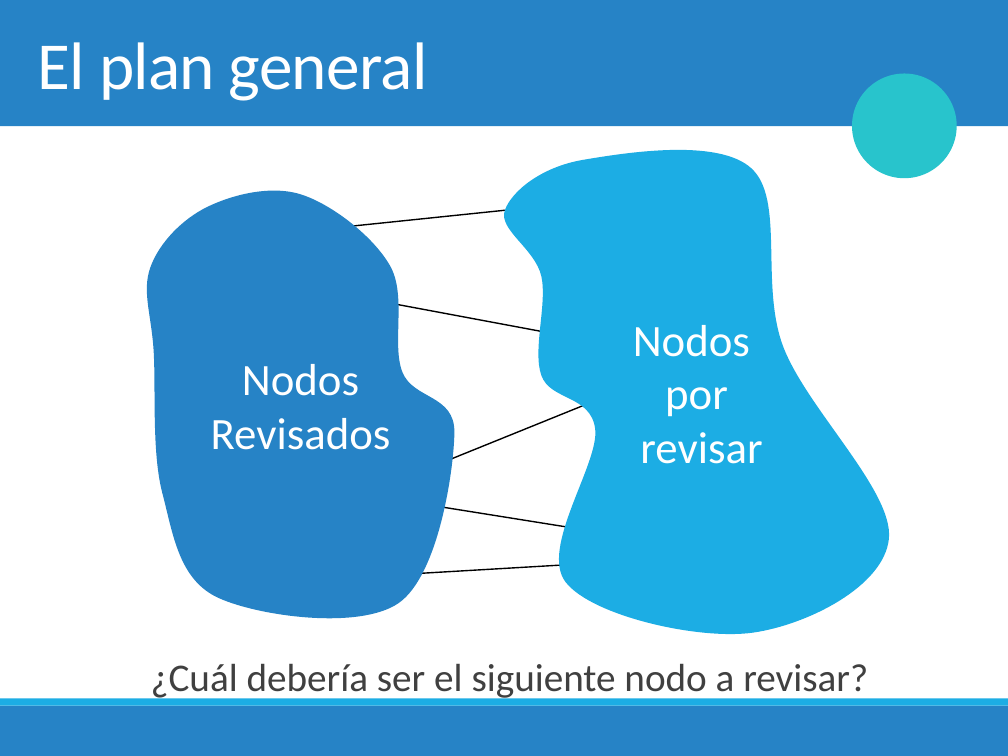
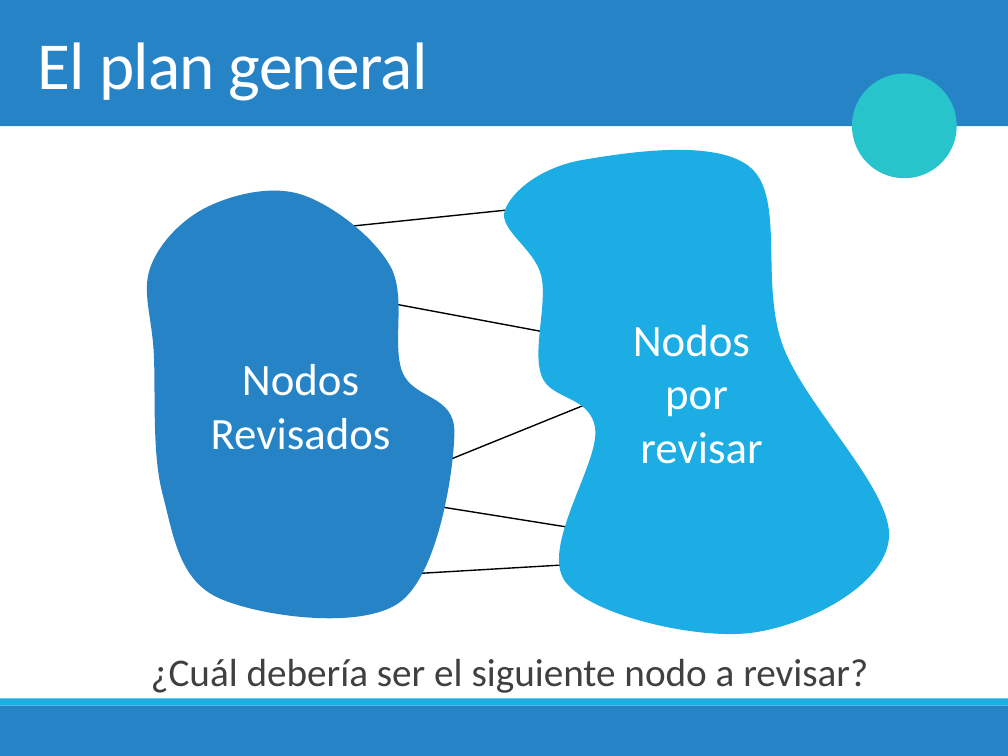
Before and after one commit to fvandeputte/2018-1, a slide deck: slide 7 of Clases/5. Algoritmos de Grafos/4. Prim & Algoritmos Codiciosos.pptx (slide 6 before the commit). Drawn at 1008x756 pixels with LibreOffice and Linux fonts; fonts in the diff are those of the drawing; background and template pictures are left out. Boxes give left, top, right and bottom in pixels: in the first picture for what was removed or moved away, otherwise in the second. Text is boxed around its words. In the diff, an @@ line names an element or a change of style, - is before the commit and + after.

```diff
--- a/Clases/5. Algoritmos de Grafos/4. Prim & Algoritmos Codiciosos.pptx
+++ b/Clases/5. Algoritmos de Grafos/4. Prim & Algoritmos Codiciosos.pptx
@@ text "¿Cuál debería ser el siguiente ..." at bbox=[151, 658, 868, 693]: line spacing 1.5 to 1.4 @@
```
Also in this commit, not shown: 8 other slides changed, 1 slide added, 3 other files.
